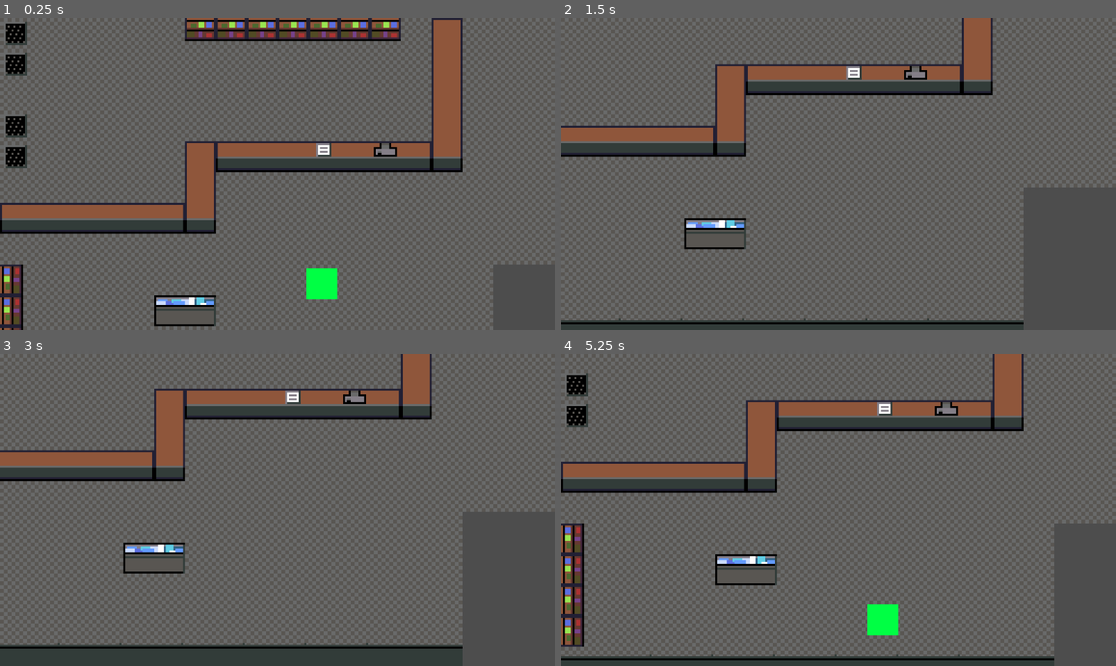
Above: before the commit, frames 1-4 (two rows, left to right).
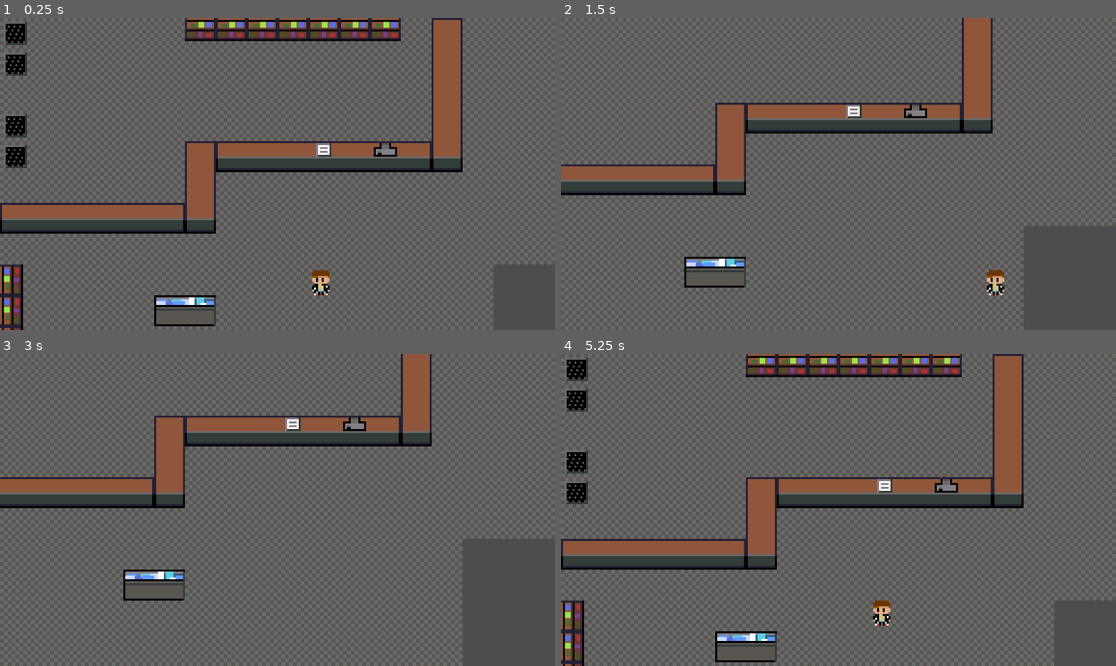
Above: after the commit, the same moments.

Repository: jmcgorey/locals_rpg
Game: Godot game, scene res://scenes/levels/diner_area.tscn
Two runs of this game, one before a commit and one after it. Both use one fixed random seed, a clock stepped at 60 frames per second and the inputs below.
Inputs:
- Up to frame 1 (0.25 s): no input
- Up to frame 2 (1.5 s): hold D (move_right) 0.53-1.28 s; hold E (interact) 0.53-1.28 s; hold S (move_down) from 1.28 s (still down); tap E (interact) at 1.35 s
- Up to frame 3 (3 s): release S (move_down) at 2.03 s; hold D (move_right) 2.03-2.78 s; hold E (interact) 2.03-2.78 s; hold W (move_up) from 2.78 s (still down); tap E (interact) at 2.85 s
- Up to frame 4 (5.25 s): release W (move_up) at 3.53 s; hold E (interact) 3.53-4.28 s; hold A (move_left) 3.53-5.03 s; tap E (interact) at 4.35 s; hold S (move_down) from 5.03 s (still down); hold E (interact) from 5.03 s (still down)

The runs differ from the first frame. In frame 1, 0.6% of the frame differs, in the area x 55-61%, y 80-91%; in frame 2, 20%; in frame 3, 21%; in frame 4, 28%, in the area x 0-100%, y 0-100%.

Commit message:
add sprite to player and animate

Diff:
--- a/scenes/player/player.tscn
+++ b/scenes/player/player.tscn
@@ -1,18 +1,216 @@
-[gd_scene load_steps=3 format=3 uid="uid://cjfkxoh812y6w"]
+[gd_scene load_steps=27 format=3 uid="uid://cjfkxoh812y6w"]
 
 [ext_resource type="Script" path="res://scripts/player_scripts/player.gd" id="1_q01g0"]
-
-[sub_resource type="CircleShape2D" id="CircleShape2D_frdcq"]
+[ext_resource type="Texture2D" uid="uid://bt1o6o78uqth5" path="res://assets/images/npcs/LocalBoyCharacter.png" id="2_lmb1s"]
+
+[sub_resource type="AtlasTexture" id="AtlasTexture_0n7ro"]
+atlas = ExtResource("2_lmb1s")
+region = Rect2(0, 48, 16, 16)
+
+[sub_resource type="AtlasTexture" id="AtlasTexture_h5byv"]
+atlas = ExtResource("2_lmb1s")
+region = Rect2(64, 48, 16, 16)
+
+[sub_resource type="AtlasTexture" id="AtlasTexture_gc0jd"]
+atlas = ExtResource("2_lmb1s")
+region = Rect2(0, 0, 16, 16)
+
+[sub_resource type="AtlasTexture" id="AtlasTexture_7tcxp"]
+atlas = ExtResource("2_lmb1s")
+region = Rect2(64, 0, 16, 16)
+
+[sub_resource type="AtlasTexture" id="AtlasTexture_vk3w2"]
+atlas = ExtResource("2_lmb1s")
+region = Rect2(0, 16, 16, 16)
+
+[sub_resource type="AtlasTexture" id="AtlasTexture_66spm"]
+atlas = ExtResource("2_lmb1s")
+region = Rect2(0, 32, 16, 16)
+
+[sub_resource type="AtlasTexture" id="AtlasTexture_ex8jg"]
+atlas = ExtResource("2_lmb1s")
+region = Rect2(0, 48, 16, 16)
+
+[sub_resource type="AtlasTexture" id="AtlasTexture_dl04c"]
+atlas = ExtResource("2_lmb1s")
+region = Rect2(16, 48, 16, 16)
+
+[sub_resource type="AtlasTexture" id="AtlasTexture_sbe7n"]
+atlas = ExtResource("2_lmb1s")
+region = Rect2(32, 48, 16, 16)
+
+[sub_resource type="AtlasTexture" id="AtlasTexture_ao4ft"]
+atlas = ExtResource("2_lmb1s")
+region = Rect2(48, 48, 16, 16)
+
+[sub_resource type="AtlasTexture" id="AtlasTexture_70bds"]
+atlas = ExtResource("2_lmb1s")
+region = Rect2(0, 0, 16, 16)
+
+[sub_resource type="AtlasTexture" id="AtlasTexture_ymgh1"]
+atlas = ExtResource("2_lmb1s")
+region = Rect2(16, 0, 16, 16)
+
+[sub_resource type="AtlasTexture" id="AtlasTexture_hkc2o"]
+atlas = ExtResource("2_lmb1s")
+region = Rect2(32, 0, 16, 16)
+
+[sub_resource type="AtlasTexture" id="AtlasTexture_wt6i1"]
+atlas = ExtResource("2_lmb1s")
+region = Rect2(48, 0, 16, 16)
+
+[sub_resource type="AtlasTexture" id="AtlasTexture_be5fm"]
+atlas = ExtResource("2_lmb1s")
+region = Rect2(0, 16, 16, 16)
+
+[sub_resource type="AtlasTexture" id="AtlasTexture_oenjy"]
+atlas = ExtResource("2_lmb1s")
+region = Rect2(16, 16, 16, 16)
+
+[sub_resource type="AtlasTexture" id="AtlasTexture_bubbw"]
+atlas = ExtResource("2_lmb1s")
+region = Rect2(32, 16, 16, 16)
+
+[sub_resource type="AtlasTexture" id="AtlasTexture_o1jdc"]
+atlas = ExtResource("2_lmb1s")
+region = Rect2(48, 16, 16, 16)
+
+[sub_resource type="AtlasTexture" id="AtlasTexture_fdsqs"]
+atlas = ExtResource("2_lmb1s")
+region = Rect2(0, 32, 16, 16)
+
+[sub_resource type="AtlasTexture" id="AtlasTexture_d0r2y"]
+atlas = ExtResource("2_lmb1s")
+region = Rect2(16, 32, 16, 16)
+
+[sub_resource type="AtlasTexture" id="AtlasTexture_u5pu3"]
+atlas = ExtResource("2_lmb1s")
+region = Rect2(32, 32, 16, 16)
+
+[sub_resource type="AtlasTexture" id="AtlasTexture_vigd7"]
+atlas = ExtResource("2_lmb1s")
+region = Rect2(48, 32, 16, 16)
+
+[sub_resource type="SpriteFrames" id="SpriteFrames_44hdn"]
+animations = [{
+"frames": [{
+"duration": 1.0,
+"texture": SubResource("AtlasTexture_0n7ro")
+}, {
+"duration": 1.0,
+"texture": SubResource("AtlasTexture_h5byv")
+}],
+"loop": true,
+"name": &"idle_back",
+"speed": 2.0
+}, {
+"frames": [{
+"duration": 1.0,
+"texture": SubResource("AtlasTexture_gc0jd")
+}, {
+"duration": 1.0,
+"texture": SubResource("AtlasTexture_7tcxp")
+}],
+"loop": true,
+"name": &"idle_front",
+"speed": 2.0
+}, {
+"frames": [{
+"duration": 1.0,
+"texture": SubResource("AtlasTexture_vk3w2")
+}],
+"loop": true,
+"name": &"idle_left",
+"speed": 5.0
+}, {
+"frames": [{
+"duration": 1.0,
+"texture": SubResource("AtlasTexture_66spm")
+}],
+"loop": true,
+"name": &"idle_right",
+"speed": 5.0
+}, {
+"frames": [{
+"duration": 1.0,
+"texture": SubResource("AtlasTexture_ex8jg")
+}, {
+"duration": 1.0,
+"texture": SubResource("AtlasTexture_dl04c")
+}, {
+"duration": 1.0,
+"texture": SubResource("AtlasTexture_sbe7n")
+}, {
+"duration": 1.0,
+"texture": SubResource("AtlasTexture_ao4ft")
+}],
+"loop": true,
+"name": &"walk_back",
+"speed": 5.0
+}, {
+"frames": [{
+"duration": 1.0,
+"texture": SubResource("AtlasTexture_70bds")
+}, {
+"duration": 1.0,
+"texture": SubResource("AtlasTexture_ymgh1")
+}, {
+"duration": 1.0,
+"texture": SubResource("AtlasTexture_hkc2o")
+}, {
+"duration": 1.0,
+"texture": SubResource("AtlasTexture_wt6i1")
+}],
+"loop": true,
+"name": &"walk_front",
+"speed": 5.0
+}, {
+"frames": [{
+"duration": 1.0,
+"texture": SubResource("AtlasTexture_be5fm")
+}, {
+"duration": 1.0,
+"texture": SubResource("AtlasTexture_oenjy")
+}, {
+"duration": 1.0,
+"texture": SubResource("AtlasTexture_bubbw")
+}, {
+"duration": 1.0,
+"texture": SubResource("AtlasTexture_o1jdc")
+}],
+"loop": true,
+"name": &"walk_left",
+"speed": 5.0
+}, {
+"frames": [{
+"duration": 1.0,
+"texture": SubResource("AtlasTexture_fdsqs")
+}, {
+"duration": 1.0,
+"texture": SubResource("AtlasTexture_d0r2y")
+}, {
+"duration": 1.0,
+"texture": SubResource("AtlasTexture_u5pu3")
+}, {
+"duration": 1.0,
+"texture": SubResource("AtlasTexture_vigd7")
+}],
+"loop": true,
+"name": &"walk_right",
+"speed": 5.0
+}]
+
+[sub_resource type="RectangleShape2D" id="RectangleShape2D_mupjf"]
+size = Vector2(10, 7)
 
 [node name="Player" type="CharacterBody2D"]
 script = ExtResource("1_q01g0")
 
-[node name="ColorRect" type="ColorRect" parent="."]
-offset_left = -8.0
-offset_top = -8.0
-offset_right = 8.0
-offset_bottom = 8.0
-color = Color(0, 1, 0.266667, 1)
+[node name="AnimSprite" type="AnimatedSprite2D" parent="."]
+sprite_frames = SubResource("SpriteFrames_44hdn")
+animation = &"idle_right"
+autoplay = "idle_front"
 
 [node name="CollisionShape2D" type="CollisionShape2D" parent="."]
-shape = SubResource("CircleShape2D_frdcq")
+position = Vector2(0, 3.5)
+shape = SubResource("RectangleShape2D_mupjf")
--- a/scripts/player_scripts/player.gd
+++ b/scripts/player_scripts/player.gd
@@ -1,12 +1,85 @@
 extends CharacterBody2D
 class_name Player
 
-const SPEED = 200
+const SPEED = 100
+
+@onready var anim_sprite: AnimatedSprite2D = $AnimSprite
+
+enum FACING_DIRECTION {NONE, FRONT, BACK, LEFT, RIGHT}
+
+var last_facing_direction: FACING_DIRECTION = FACING_DIRECTION.FRONT
 
 func get_input():
 	var input_direction = Input.get_vector("move_left", "move_right", "move_up", "move_down")
 	velocity = input_direction * SPEED
 
+	if abs(velocity.x) > 0 || abs(velocity.y) > 0:
+		set_walking_animation(input_direction)
+	else:
+		set_idle_animation()
+
+
+
 func _physics_process(delta: float) -> void:
 	get_input()
 	move_and_slide()
+
+func set_walking_animation(direction):
+	var facing = get_facing_direction(direction)
+	last_facing_direction = facing
+	print('Walking Facing: ', get_facing_direction_text(facing))
+
+	match facing:
+		FACING_DIRECTION.FRONT:
+			anim_sprite.play('walk_front')
+			return
+		FACING_DIRECTION.BACK:
+			anim_sprite.play('walk_back')
+			return
+		FACING_DIRECTION.LEFT:
+			anim_sprite.play('walk_left')
+			return
+		FACING_DIRECTION.RIGHT:
+			anim_sprite.play('walk_right')
+			return
+
+func set_idle_animation():
+	var facing = last_facing_direction
+	print('Idle Facing: ', get_facing_direction_text(facing))
+	match facing:
+		FACING_DIRECTION.FRONT:
+			anim_sprite.play('idle_front')
+			return
+		FACING_DIRECTION.BACK:
+			anim_sprite.play('idle_back')
+			return
+		FACING_DIRECTION.LEFT:
+			anim_sprite.play('idle_left')
+			return
+		FACING_DIRECTION.RIGHT:
+			anim_sprite.play('idle_right')
+			return
+
+func get_facing_direction(direction: Vector2) -> FACING_DIRECTION:
+	if direction.x > 0:
+		return FACING_DIRECTION.RIGHT
+	if direction.x < 0:
+		return FACING_DIRECTION.LEFT
+	if direction.y < 0:
+		return FACING_DIRECTION.BACK
+	if direction.y > 0:
+		return FACING_DIRECTION.FRONT
+
+	return FACING_DIRECTION.NONE
+
+func get_facing_direction_text(dir: FACING_DIRECTION) -> String:
+	match dir:
+		FACING_DIRECTION.FRONT:
+			return 'front'
+		FACING_DIRECTION.BACK:
+			return 'back'
+		FACING_DIRECTION.LEFT:
+			return 'left'
+		FACING_DIRECTION.RIGHT:
+			return 'right'
+	return 'none'
Binary file added: assets/images/npcs/LocalBoyCharacter.png
Not shown, added: assets/images/npcs/LocalBoyCharacter.png.import
